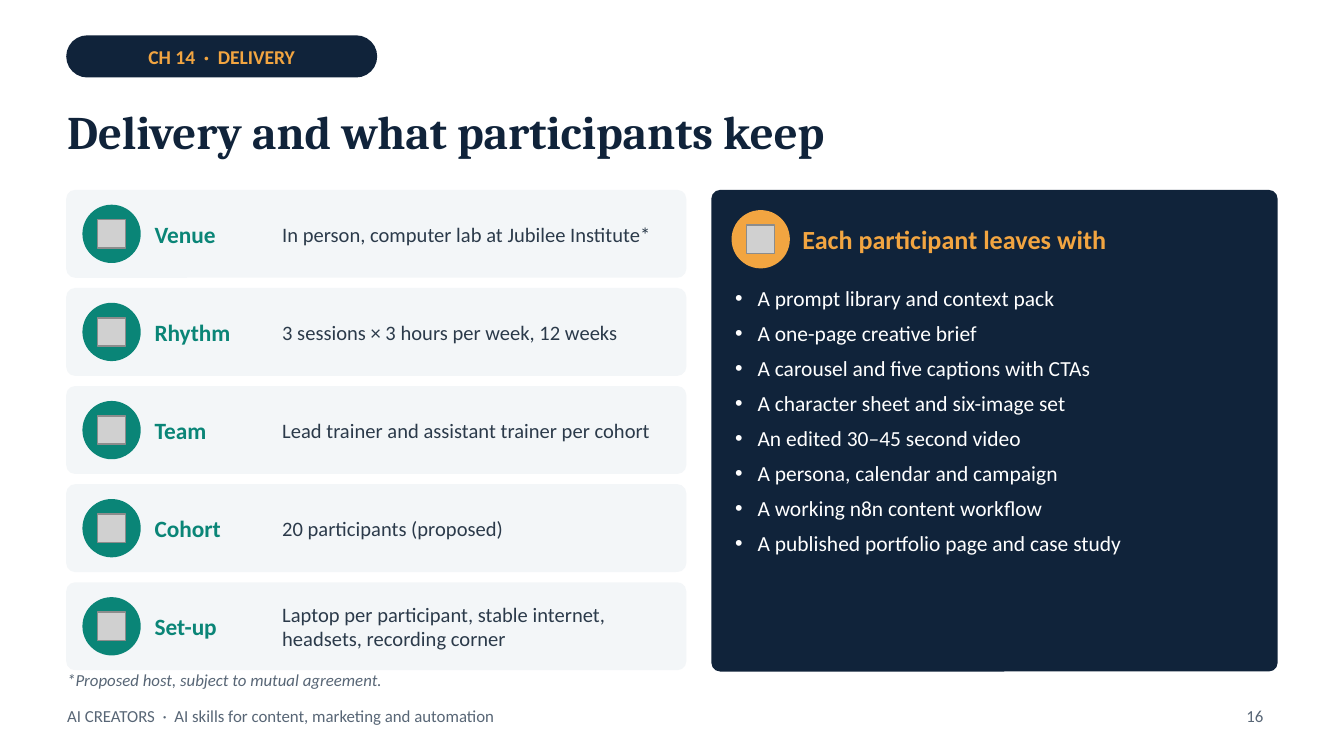
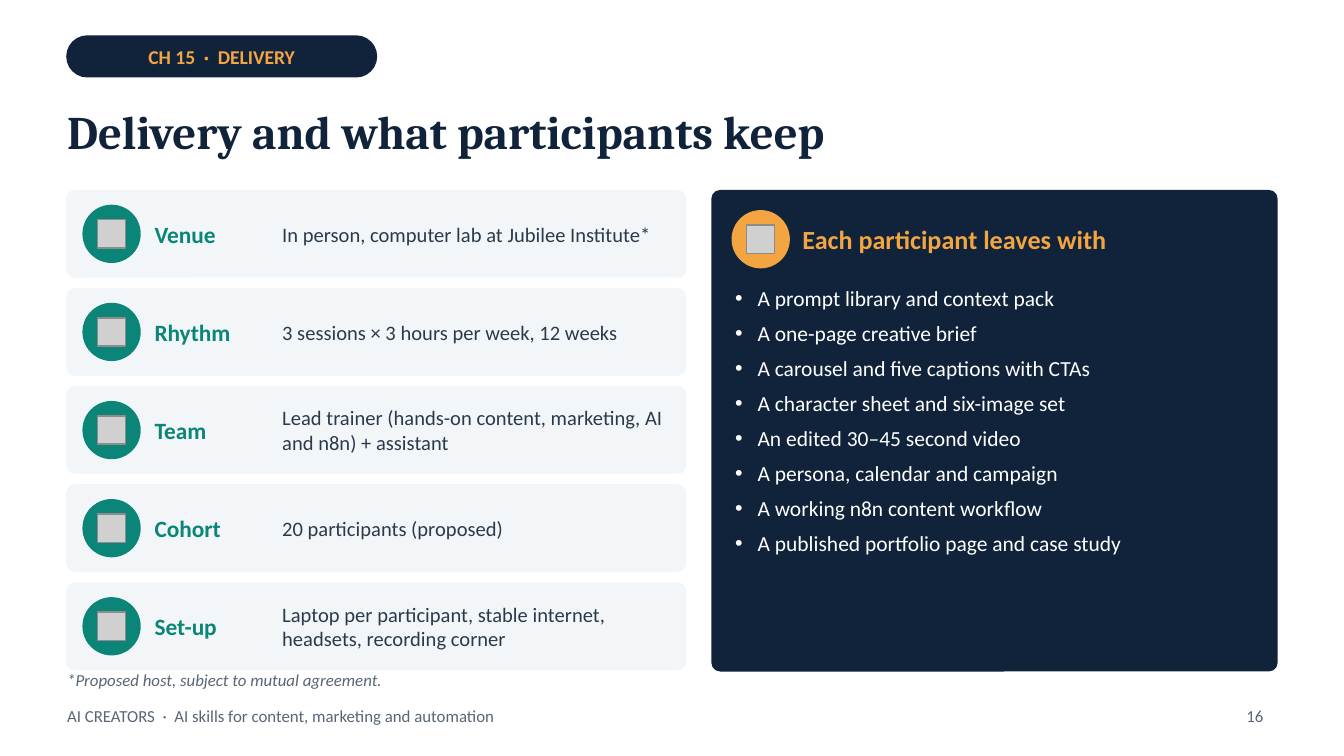
Before and after one commit to Ahmadhj4/Ahmadhj4, a slide deck: slide 16 of training-package/05_HIKAYA_format/AI_Creators_Proposal_EN.pptx. Drawn at 1344x756 pixels with LibreOffice and Linux fonts; fonts in the diff are those of the drawing; grey boxes stand for pictures; background and template pictures are left out. Boxes give left, top, right and bottom in pixels: in the first picture for what was removed or moved away, otherwise in the second. Text is boxed around its words. In the diff, an @@ line names an element or a change of style, - is before the commit and + after.

```diff
--- a/training-package/05_HIKAYA_format/AI_Creators_Proposal_EN.pptx
+++ b/training-package/05_HIKAYA_format/AI_Creators_Proposal_EN.pptx
@@ text at (148,51,295,64): text changed @@
-CH 14 · DELIVERY
+CH 15 · DELIVERY
@@ text at (282,410,662,453): text changed @@
-Lead trainer and assistant trainer per cohort
+Lead trainer (hands-on content, marketing, AI and n8n) + assistant
```
Also in this commit, not shown: 7 other slides changed, 3 slides added, 3 slides removed, 2 other files.
